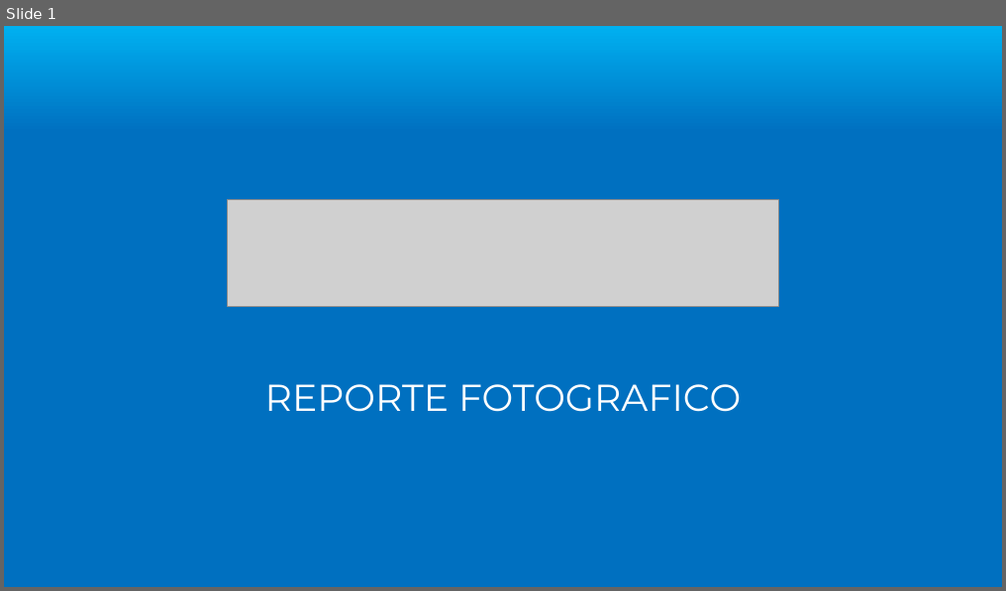
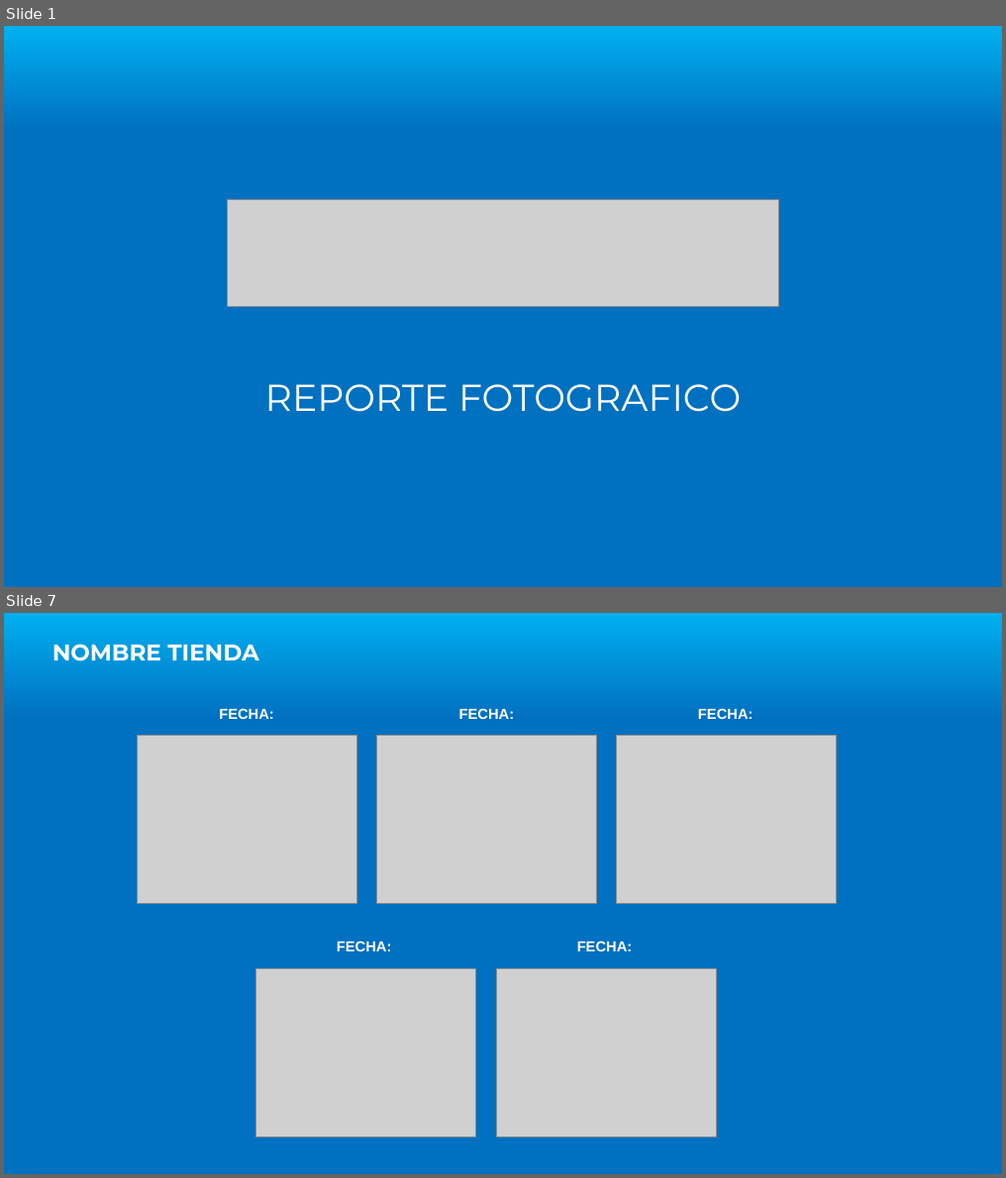
Before and after one commit to jrolivares/App-Imp, a slide deck: Termplate.pptx. Shown one above the other, each under a label of ours: slide 1 before the commit, slides 1 and 7 after it; the slides between them are not shown. The pictures are 1006x591 and 1006x1178 pixels, drawn with LibreOffice and Linux fonts; fonts in the diff are those of the drawing; grey boxes stand for pictures; background and template pictures are left out. Boxes give left, top, right and bottom in pixels: in the first picture for what was removed or moved away, otherwise in the second. Text is boxed around its words. In the diff, an @@ line names an element or a change of style, - is before the commit and + after.

Commit message:
feat: new template + slide layout by photo count
- Replace Termplate.pptx with Termplate Sell-Out REV.pptx (8-slide structure)
- Slide 0: title, Slide 1: chain intro, Slides 2-7: 1-6 photo layouts
- New generate_pptx: copies title, then per chain adds intro + store slides
  using the correct layout for each store's photo count (1–6 photos)
- New update_store_slide: handles groups (slides 4-6), collects absolute
  picture slot positions via group transform, removes groups/pics, inserts
  real photos at correct absolute positions
- New make_chain_divider: copies chain-intro slide (idx 1) and fills NOMBRE CADENA
- New helpers: _collect_pic_slots (incl. group coordinate math), _remove_all_pics

```diff
--- a/Termplate.pptx
+++ b/Termplate.pptx
@@ slide 7 added at (4, 613, 1002, 1174), background gradient #00B0F0 to #0070C0 @@
@@ text added at (53, 644, 258, 662), 22 pt, text #FFFFFF, bold @@
+NOMBRE TIENDA
@@ text added at (219, 708, 274, 719), 14 pt, text #FFFFFF, bold @@
+FECHA:
@@ text added at (459, 708, 515, 719), 14 pt, text #FFFFFF, bold @@
+FECHA:
@@ text added at (698, 708, 753, 719), 14 pt, text #FFFFFF, bold @@
+FECHA:
@@ picture added at (138, 736, 356, 904) @@
@@ picture added at (377, 736, 596, 904) @@
@@ picture added at (617, 736, 837, 904) @@
@@ picture added at (256, 968, 475, 1137) @@
@@ text added at (337, 941, 392, 952), 14 pt, text #FFFFFF, bold @@
+FECHA:
@@ picture added at (497, 968, 716, 1137) @@
@@ text added at (577, 941, 633, 952), 14 pt, text #FFFFFF, bold @@
+FECHA:
```
Also in this commit, not shown: 6 other slides added, 5 slides removed, 1 other file.
